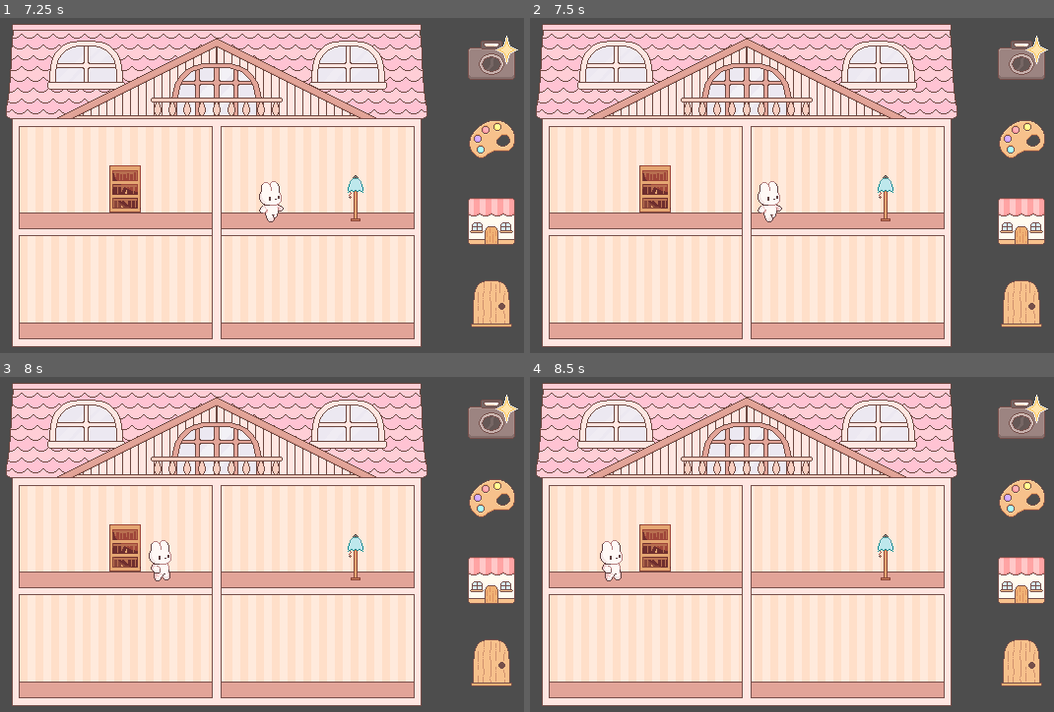
Above: before the commit, frames 1-4 (two rows, left to right).
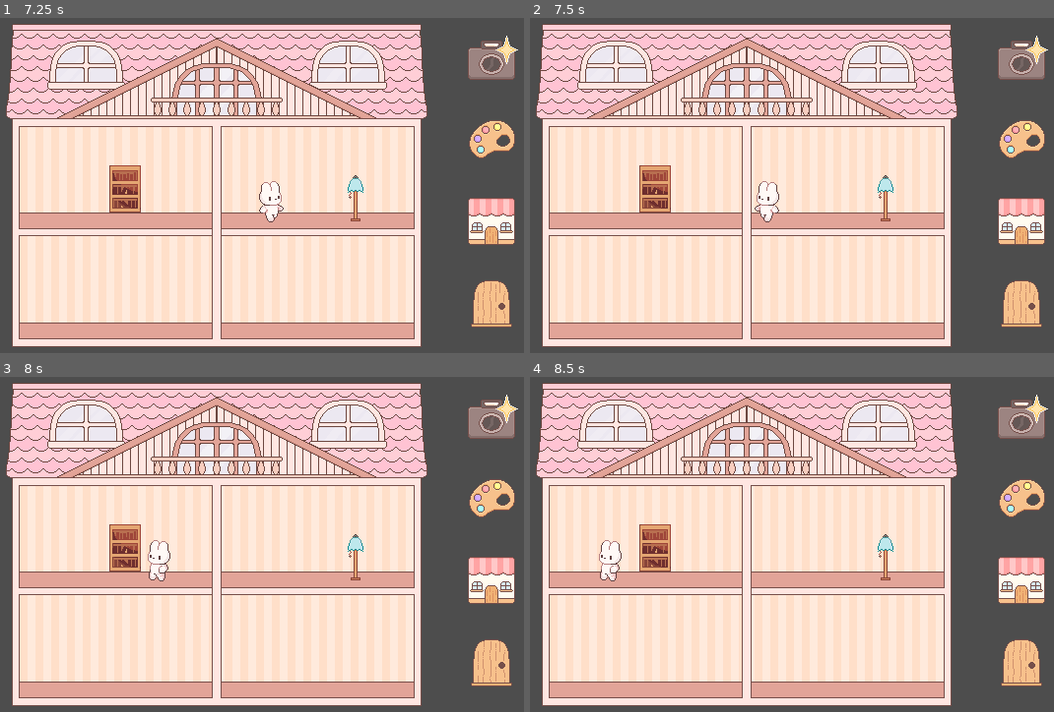
Above: after the commit, the same moments.

Repository: mon-b/girly-game-jam
Game: Godot game, scene res://ui/menu.tscn
Same seed, same stepped clock (60 frames per second), same inputs: the game is played once before the commit and once after it.
Inputs (mouse positions are in pixels of both pictures, inside the frame that each line leads up to):
- Up to frame 1 (7.25 s): click (492, 61) at 0.5 s; click (492, 145) at 1.25 s; click (492, 225) at 2 s; click (492, 309) at 2.75 s; click (167, 158) at 3.5 s; tap Enter at 4.25 s; move the mouse to (356, 168) at 4.27 s; hold D (right) 4.28-5.03 s; tap Space (interact) at 4.35, 5.1, 5.75, 5.85, 6.6 s; click (356, 168) at 4.42 s; move the mouse to (89, 202) at 5.02 s; hold S (down) 5.03-5.78 s; move the mouse to (277, 108) at 5.77 s; hold D (right) 5.78-6.53 s; move the mouse to (183, 255) at 6.52 s; hold W (up) from 6.53 s (still down); click (183, 255) at 6.67 s
- Up to frame 2 (7.5 s): tap Enter at 7.25 s; move the mouse to (933, 239) at 7.27 s; release W (up) at 7.28 s; hold A (left) from 7.28 s (still down); tap Space (interact) at 7.35 s
- Up to frame 3 (8 s): keep holding A (left)
- Up to frame 4 (8.5 s): keep holding A (left); move the mouse to (556, 490) at 8.02 s; tap Space (interact) at 8.1 s

Frame 1 is identical in both runs. In frame 2, 0.2% of the frame differs, in the area x 42-49%, y 48-61%; in frame 3, 0.2%, in the area x 28-33%, y 48-61%; in frame 4, 0.2%.

Commit message:
Added audio manager, music, main menu, options menu, character flip on walk

Diff:
--- /dev/null
+++ b/audio_manager.gd
@@ -0,0 +1,42 @@
+extends Node
+
+@onready var music_player: AudioStreamPlayer2D = $MusicPlayer
+
+var music_bus_index: int = -1
+var current_music_path: String = ""
+
+func _ready():
+	music_bus_index = AudioServer.get_bus_index("Music")
+	if music_bus_index == -1:
+		print("Music bus said nope")
+
+# ============================
+# Functions
+# ============================
+
+# Play a specific music track (called when starting a new scene)
+func play_music(music_path: String, volume_offset_db: float = 0.0):
+	if music_path == current_music_path and music_player.playing:
+		return  # already playing this track → no need to restart
+
+	stop_music() # stop first to avoid overlap
+
+	var stream = load(music_path) as AudioStream
+	if stream:
+		music_player.stream = stream
+		music_player.volume_db = volume_offset_db
+		music_player.play()
+		current_music_path = music_path
+	else:
+		print("Music said nope | path: " + music_path)
+
+# Stop whatever is playing
+func stop_music():
+	music_player.stop()
+	current_music_path = ""
+
+# Set volume as percentage (0 = silent, 100 = full)
+func set_music_volume(percent: float):
+	if music_bus_index == -1: return
+	var clamped = clamp(percent / 100.0, 0.0, 1.0)
+	AudioServer.set_bus_volume_linear(music_bus_index, clamped)
--- /dev/null
+++ b/audio_manager.tscn
@@ -0,0 +1,10 @@
+[gd_scene format=3 uid="uid://3x3tebfswh20"]
+
+[ext_resource type="Script" uid="uid://cgvimq8pktc8t" path="res://audio_manager.gd" id="1_jisk1"]
+
+[node name="AudioManager" type="Node" unique_id=945671966]
+script = ExtResource("1_jisk1")
+
+[node name="MusicPlayer" type="AudioStreamPlayer2D" parent="." unique_id=887883132]
+autoplay = true
+bus = &"Music"
--- /dev/null
+++ b/default_bus_layout.tres
@@ -0,0 +1,9 @@
+[gd_resource type="AudioBusLayout" format=3 uid="uid://02g0nvrps4c3"]
+
+[resource]
+bus/1/name = &"Music"
+bus/1/solo = false
+bus/1/mute = false
+bus/1/bypass_fx = false
+bus/1/volume_db = 0.0
+bus/1/send = &"Master"
--- a/project.godot
+++ b/project.godot
@@ -15,9 +15,14 @@
 config/features=PackedStringArray("4.6", "Forward Plus")
 config/icon="res://icon.svg"
 
+[audio]
+
+buses/default_bus_layout="uid://02g0nvrps4c3"
+
 [autoload]
 
 Global="*uid://bcy7doo51qnhr"
+AudioManager="*uid://3x3tebfswh20"
 
 [display]
 
--- a/scenes/minigames/juice_shop.gd
+++ b/scenes/minigames/juice_shop.gd
@@ -99,6 +99,7 @@
 # ========================
 
 func _ready():
+	AudioManager.play_music("res://assets/audio/music/JuiceMinigame.mp3", 10)
 	randomize()
 	generate_new_order()
 	update_cup_visuals()
@@ -338,8 +339,7 @@
 	load_texture(order_sprite, ORDER_TEXTURE_PATH, COLOR_NAMES[current_order])
 
 func game_over():
-	print("Game Over! Final Score: ", score)
-	# !!! need to add func here to show a final score modal
+	AudioManager.stop_music()
 
 	earnings_label.text = "Score: " + str(score) + "\nEarnings: " + str(score*10)
 	score_label.hide()
@@ -382,3 +382,13 @@
 	stream.hide()
 	stream.modulate.a = 1.0
 	stream.width = 6.0
+
+# =========================
+# Handle score modal buttons
+# =========================
+
+func _on_play_again_pressed():
+	get_tree().call_deferred("change_scene_to_file", "res://scenes/minigames/juice_shop.tscn")
+
+func _on_leave_minigame_pressed():
+	get_tree().call_deferred("change_scene_to_file", "res://ui/main_menu.tscn")
--- a/scenes/minigames/juice_shop.tscn
+++ b/scenes/minigames/juice_shop.tscn
@@ -120,3 +120,6 @@
 offset_right = 202.0
 offset_bottom = 145.0
 texture_normal = ExtResource("6_qa073")
+
+[connection signal="pressed" from="ScoreModal/PlayAgain" to="." method="_on_play_again_pressed"]
+[connection signal="pressed" from="ScoreModal/LeaveMinigame" to="." method="_on_leave_minigame_pressed"]
--- a/scenes/player/player.gd
+++ b/scenes/player/player.gd
@@ -19,11 +19,13 @@
 func _walk_animation():
 	if Input.is_action_just_pressed("right"):
 		_animated_sprite.play("walk")
+		_animated_sprite.flip_h = false
 	elif Input.is_action_just_released("right"):
 		_animated_sprite.stop()
 
 	if Input.is_action_just_pressed("left"):
 		_animated_sprite.play("walk")
+		_animated_sprite.flip_h = true
 	elif Input.is_action_just_released("left"):
 		_animated_sprite.stop()
 
--- /dev/null
+++ b/ui/main_menu.gd
@@ -0,0 +1,22 @@
+extends Node2D
+
+@onready var play = $Play
+@onready var options = $Options
+
+@onready var options_modal = $OptionsModal
+@onready var close_options = $OptionsModal/CloseOptions
+
+func _ready():
+	AudioManager.play_music("res://assets/audio/music/MainMenu.mp3", 0)
+
+func _on_play_pressed():
+	# stop current music
+	AudioManager.stop_music()
+	get_tree().call_deferred("change_scene_to_file", "res://scenes/minigames/juice_shop.tscn")
+
+func _on_options_pressed():
+	options_modal.update_sliders()
+	options_modal.show()
+
+func _on_close_options_pressed():
+	options_modal.hide()
--- /dev/null
+++ b/ui/main_menu.tscn
@@ -0,0 +1,178 @@
+[gd_scene format=3 uid="uid://cpqy5834i78lw"]
+
+[ext_resource type="Script" uid="uid://cnbdy8hnmumvu" path="res://ui/main_menu.gd" id="1_p8ri8"]
+[ext_resource type="Texture2D" uid="uid://bfvm8fpxoygem" path="res://assets/MainMenu-base.png" id="2_ubpvv"]
+[ext_resource type="Texture2D" uid="uid://b8jyo0k21ge6d" path="res://assets/MainMenu-bow-button.png" id="3_arv2f"]
+[ext_resource type="FontFile" uid="uid://di0hmduvbgxi1" path="res://assets/fonts/retro-pixel-thick.ttf.woff2" id="4_5klac"]
+[ext_resource type="Texture2D" uid="uid://ba3n6teb4cqbq" path="res://assets/juice-shop/Score_modal.png" id="5_lsdqh"]
+[ext_resource type="Script" uid="uid://difq536xgvnah" path="res://ui/options_modal.gd" id="6_jiymt"]
+[ext_resource type="Texture2D" uid="uid://bmsfy5rodwvm5" path="res://assets/juice-shop/delivery-tray.png" id="7_bgtsx"]
+
+[sub_resource type="StyleBoxFlat" id="StyleBoxFlat_63poq"]
+bg_color = Color(0.9609079, 0.7681823, 0.7870016, 1)
+border_width_left = 1
+border_width_top = 1
+border_width_right = 1
+border_width_bottom = 1
+border_color = Color(0.6, 0.36862746, 0.30588236, 1)
+corner_radius_top_left = 20
+corner_radius_top_right = 20
+corner_radius_bottom_right = 20
+corner_radius_bottom_left = 20
+corner_detail = 20
+expand_margin_left = 1.0
+expand_margin_top = 6.0
+expand_margin_bottom = 6.0
+
+[sub_resource type="StyleBoxFlat" id="StyleBoxFlat_uaa3u"]
+bg_color = Color(0.9362827, 0.5603177, 0.62350094, 1)
+corner_radius_top_left = 20
+corner_radius_bottom_left = 20
+expand_margin_top = 5.0
+expand_margin_bottom = 5.0
+
+[sub_resource type="StyleBoxFlat" id="StyleBoxFlat_m5c4l"]
+bg_color = Color(0.9534444, 2.0214916e-06, 0.46773356, 0.61960787)
+corner_radius_top_left = 20
+corner_radius_bottom_left = 20
+expand_margin_top = 5.0
+expand_margin_bottom = 5.0
+
+[node name="MainMenu" type="Node2D" unique_id=345814211]
+script = ExtResource("1_p8ri8")
+
+[node name="BG" type="TextureRect" parent="." unique_id=284968650]
+offset_right = 40.0
+offset_bottom = 40.0
+texture = ExtResource("2_ubpvv")
+
+[node name="Play" type="TextureButton" parent="." unique_id=792089217]
+offset_left = 159.0
+offset_top = 250.0
+offset_right = 227.0
+offset_bottom = 301.0
+texture_normal = ExtResource("3_arv2f")
+
+[node name="BtnLabel" type="Label" parent="Play" unique_id=1177608192]
+layout_mode = 0
+offset_left = 2.0
+offset_top = 1.0
+offset_right = 68.0
+offset_bottom = 38.0
+theme_override_colors/font_outline_color = Color(0.41672382, 0.24693945, 0.24936488, 1)
+theme_override_constants/outline_size = 4
+theme_override_fonts/font = ExtResource("4_5klac")
+theme_override_font_sizes/font_size = 22
+text = "Play"
+horizontal_alignment = 1
+vertical_alignment = 1
+
+[node name="Options" type="TextureButton" parent="." unique_id=1891957022]
+offset_left = 413.0
+offset_top = 247.0
+offset_right = 481.0
+offset_bottom = 298.0
+texture_normal = ExtResource("3_arv2f")
+
+[node name="BtnLabel" type="Label" parent="Options" unique_id=1837352497]
+layout_mode = 0
+offset_left = 2.0
+offset_top = 1.0
+offset_right = 68.0
+offset_bottom = 38.0
+theme_override_colors/font_outline_color = Color(0.41672382, 0.24693945, 0.24936488, 1)
+theme_override_constants/outline_size = 4
+theme_override_fonts/font = ExtResource("4_5klac")
+theme_override_font_sizes/font_size = 22
+text = "Options"
+horizontal_alignment = 1
+vertical_alignment = 1
+
+[node name="OptionsModal" type="NinePatchRect" parent="." unique_id=390994840]
+visible = false
+offset_left = 175.0
+offset_top = 74.0
+offset_right = 431.0
+offset_bottom = 249.0
+texture = ExtResource("5_lsdqh")
+region_rect = Rect2(0, 0, 248, 171)
+patch_margin_left = 12
+patch_margin_top = 12
+patch_margin_right = 12
+patch_margin_bottom = 12
+script = ExtResource("6_jiymt")
+
+[node name="CloseOptions" type="TextureButton" parent="OptionsModal" unique_id=1746571255]
+layout_mode = 0
+offset_left = 213.0
+offset_top = 19.0
+offset_right = 236.0
+offset_bottom = 44.0
+texture_normal = ExtResource("7_bgtsx")
+ignore_texture_size = true
+stretch_mode = 0
+
+[node name="OptionsLabel" type="Label" parent="OptionsModal" unique_id=57963071]
+layout_mode = 0
+offset_left = 10.0
+offset_top = 23.0
+offset_right = 254.0
+offset_bottom = 54.0
+theme_override_colors/font_outline_color = Color(0.543496, 0.3041218, 0.18403262, 1)
+theme_override_constants/outline_size = 4
+theme_override_fonts/font = ExtResource("4_5klac")
+theme_override_font_sizes/font_size = 24
+text = "Options"
+horizontal_alignment = 1
+vertical_alignment = 1
+
+[node name="GameVolume" type="HSlider" parent="OptionsModal" unique_id=503823173]
+layout_mode = 0
+offset_left = 62.0
+offset_top = 84.0
+offset_right = 198.0
+offset_bottom = 100.0
+theme_override_styles/slider = SubResource("StyleBoxFlat_63poq")
+theme_override_styles/grabber_area = SubResource("StyleBoxFlat_uaa3u")
+theme_override_styles/grabber_area_highlight = SubResource("StyleBoxFlat_m5c4l")
+step = 10.0
+value = 70.0
+ticks_position = 2
+
+[node name="Label" type="Label" parent="OptionsModal/GameVolume" unique_id=1063204180]
+layout_mode = 0
+offset_left = 2.0
+offset_top = -25.0
+offset_right = 133.0
+offset_bottom = -2.0
+theme_override_colors/font_color = Color(0.49103892, 0.26773232, 0.24245903, 1)
+text = "Game (Master)"
+horizontal_alignment = 1
+
+[node name="MusicVolume" type="HSlider" parent="OptionsModal" unique_id=1659074923]
+layout_mode = 0
+offset_left = 62.0
+offset_top = 126.0
+offset_right = 198.0
+offset_bottom = 142.0
+theme_override_styles/slider = SubResource("StyleBoxFlat_63poq")
+theme_override_styles/grabber_area = SubResource("StyleBoxFlat_uaa3u")
+theme_override_styles/grabber_area_highlight = SubResource("StyleBoxFlat_m5c4l")
+step = 10.0
+value = 70.0
+ticks_position = 2
+
+[node name="Label" type="Label" parent="OptionsModal/MusicVolume" unique_id=146923163]
+layout_mode = 0
+offset_left = 1.0
+offset_top = -23.0
+offset_right = 134.0
+theme_override_colors/font_color = Color(0.49103892, 0.26773232, 0.24245903, 1)
+text = "Music"
+horizontal_alignment = 1
+
+[connection signal="pressed" from="Play" to="." method="_on_play_pressed"]
+[connection signal="pressed" from="Options" to="." method="_on_options_pressed"]
+[connection signal="pressed" from="OptionsModal/CloseOptions" to="." method="_on_close_options_pressed"]
+[connection signal="value_changed" from="OptionsModal/GameVolume" to="OptionsModal" method="_on_game_volume_value_changed"]
+[connection signal="value_changed" from="OptionsModal/MusicVolume" to="OptionsModal" method="_on_music_volume_value_changed"]
--- /dev/null
+++ b/ui/options_modal.gd
@@ -0,0 +1,39 @@
+extends Control
+
+@onready var master_slider: HSlider = $GameVolume
+@onready var music_slider:  HSlider = $MusicVolume
+
+var master_bus_index: int = -1
+var music_bus_index:  int = -1
+
+func _ready():
+	master_bus_index = AudioServer.get_bus_index("Master")
+	music_bus_index  = AudioServer.get_bus_index("Music")
+
+	if master_bus_index == -1:
+		print("Master bus said nope")
+	if music_bus_index == -1:
+		print("Music bus said nope")
+
+	# Load current volumes into sliders
+	update_sliders()
+
+# ========================
+# Volume sliders
+# ========================
+
+func update_sliders():
+	if master_bus_index != -1:
+		var linear = AudioServer.get_bus_volume_linear(master_bus_index)
+		master_slider.value = round(linear * 100)
+	if music_bus_index != -1:
+		var linear = AudioServer.get_bus_volume_linear(music_bus_index)
+		music_slider.value = round(linear * 100)
+
+func _on_game_volume_value_changed(value: float):
+	if master_bus_index != -1:
+		AudioServer.set_bus_volume_linear(master_bus_index, value / 100.0)
+
+func _on_music_volume_value_changed(value: float):
+	if music_bus_index != -1:
+		AudioServer.set_bus_volume_linear(music_bus_index, value / 100.0)
Binary file added: assets/MainMenu-base.png
Not shown, added: assets/MainMenu-base.png.import
Binary file added: assets/MainMenu-bow-button.png
Not shown, added: assets/MainMenu-bow-button.png.import
Not shown, added: assets/audio/music/Dollhouse.mp3.import
Not shown, added: assets/audio/music/JuiceMinigame.mp3.import
Not shown, added: assets/audio/music/MainMenu.mp3.import
Not shown, added: audio_manager.gd.uid
Not shown, added: ui/main_menu.gd.uid
Not shown, added: ui/options_modal.gd.uid
Not shown, added: assets/audio/music/Dollhouse.mp3
Not shown, added: assets/audio/music/JuiceMinigame.mp3
(and 1 more such lines)
